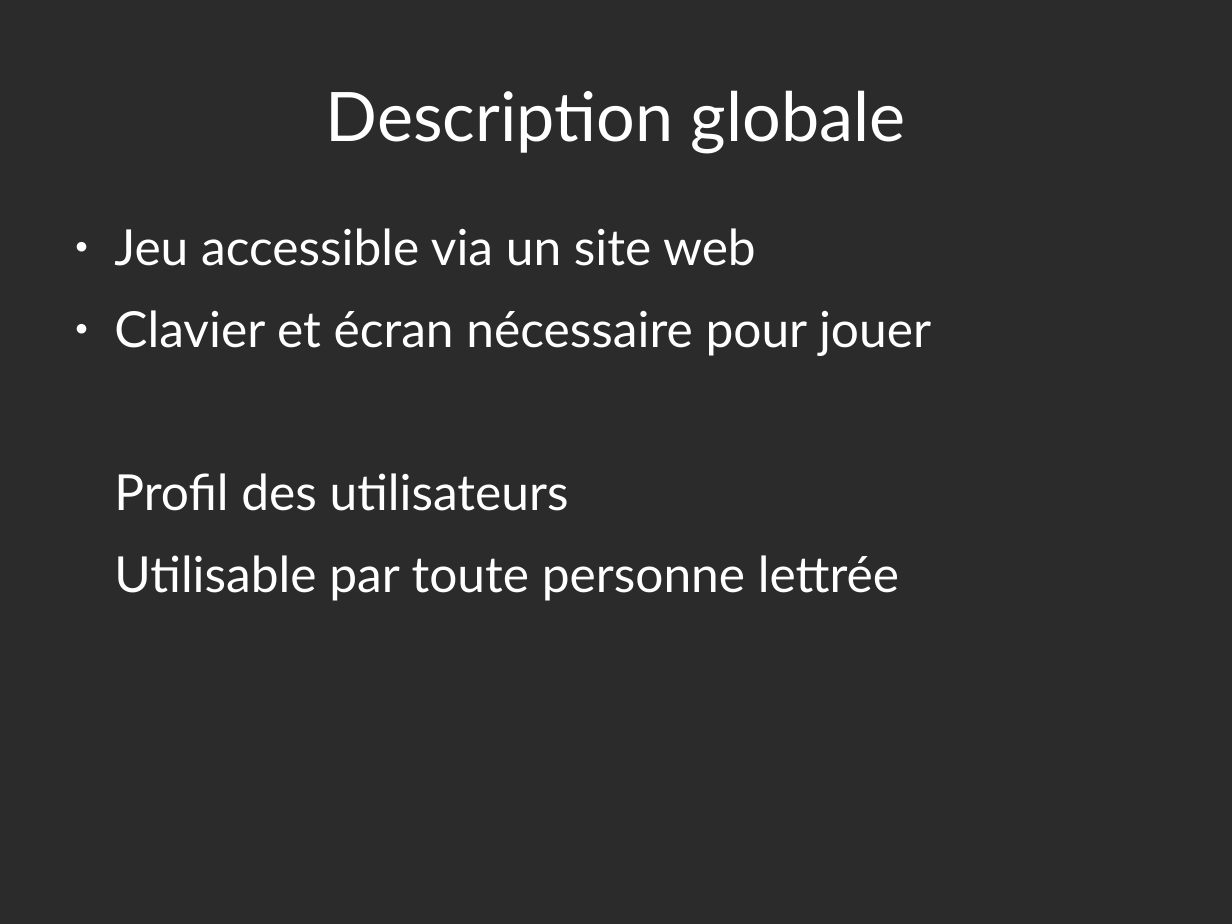
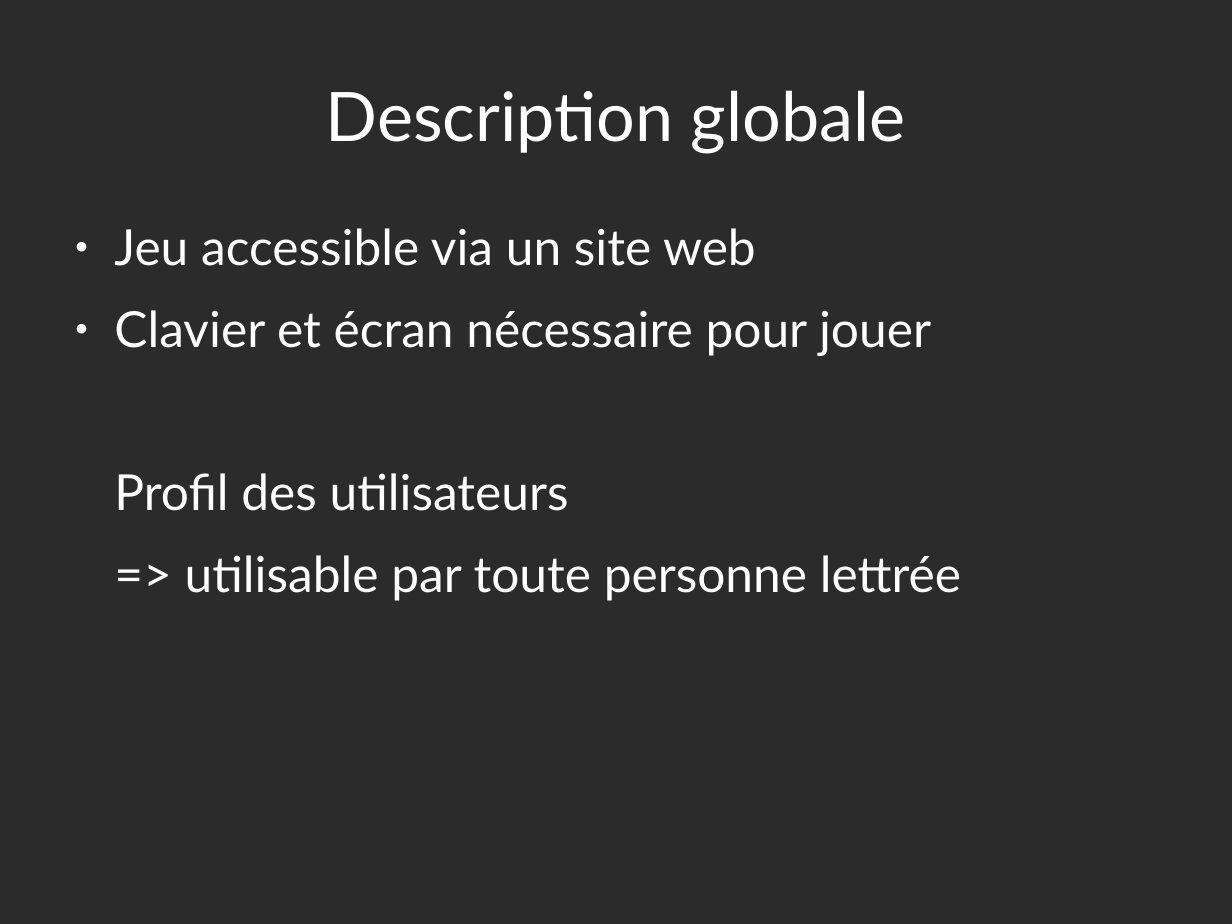
Before and after one commit to Yamihoshi/Projet-L3, a slide deck: slide 4 of Momomotus.odp. Drawn at 1232x924 pixels with LibreOffice and Linux fonts; fonts in the diff are those of the drawing; background and template pictures are left out; a plain dark background stands for a picture behind light text. Boxes give left, top, right and bottom in pixels: in the first picture for what was removed or moved away, otherwise in the second. Text is boxed around its words. In the diff, an @@ line names an element or a change of style, - is before the commit and + after.

```diff
--- a/Momomotus.odp
+++ b/Momomotus.odp
@@ text at (185, 555, 961, 601): text changed @@
-Utilisable par toute personne lettrée
+=> utilisable par toute personne lettrée
```
Also in this commit, not shown: 4 other slides changed, 1 slide removed, 1 other file.
